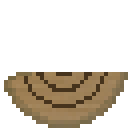
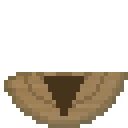
Two versions of the same layered image (128×128). Layer-by-layer changes:
added layer "Layer 3" above "Layer 2" over bbox(44, 76, 84, 116)
painted on "Layer 2" over bbox(24, 72, 108, 108)
